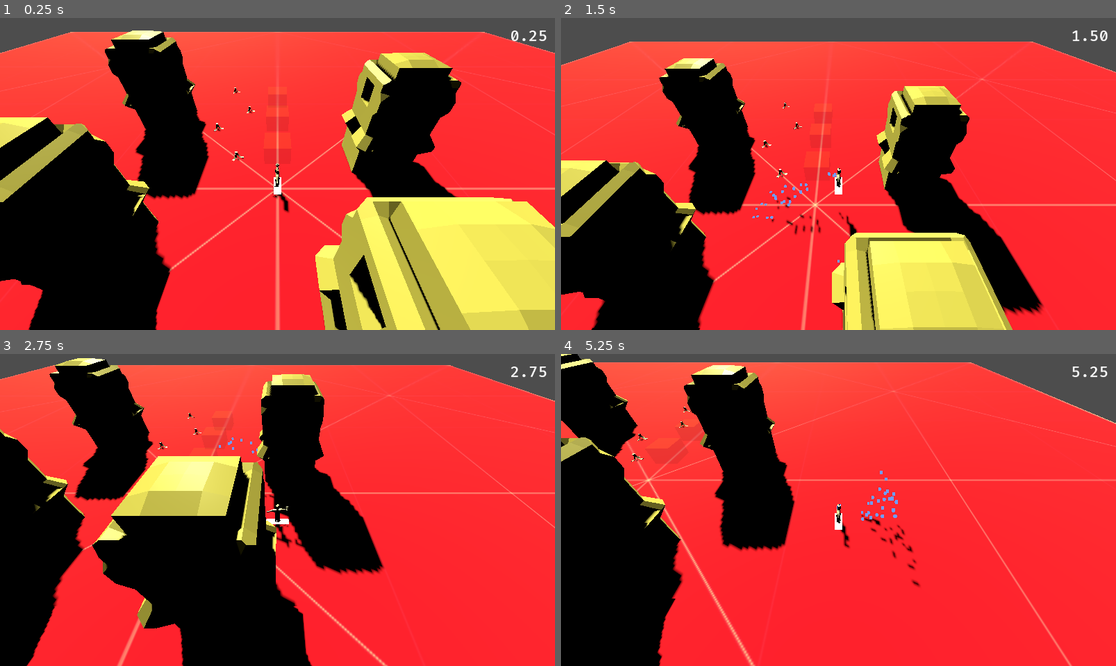
Above: before the commit, frames 1-4 (two rows, left to right).
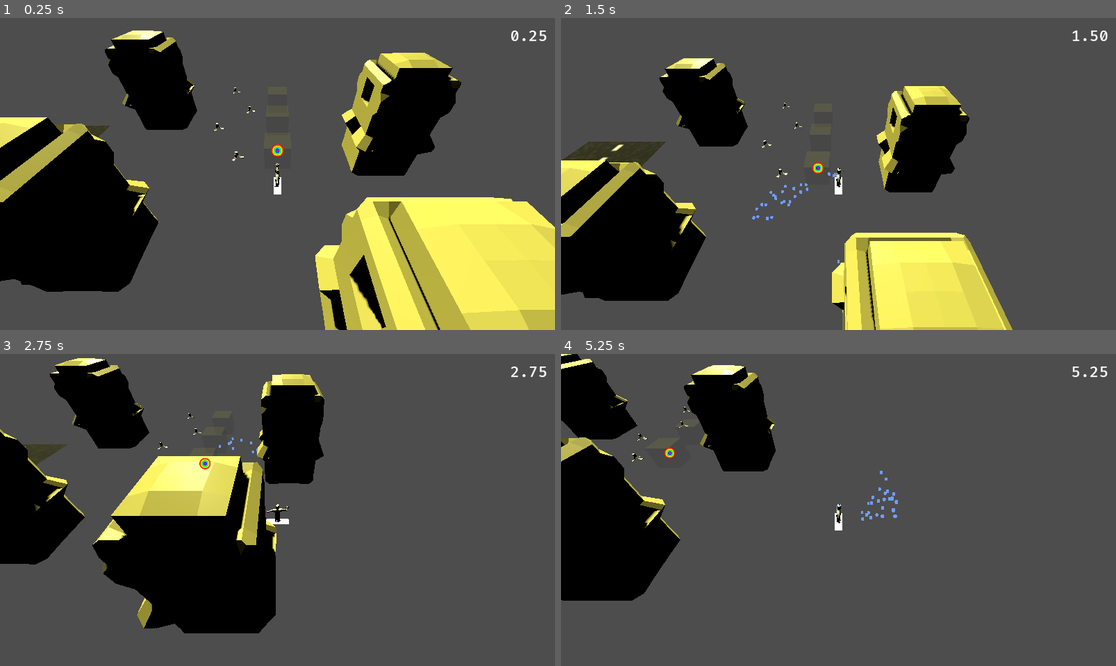
Above: after the commit, the same moments.

Repository: Steffo99/cinnos
Game: Godot game, scene res://Root.tscn
The game is run twice, just before and just after one commit, with the same random seed, the same clock (stepped at 60 frames per second) and the same inputs.
Inputs:
- Up to frame 1 (0.25 s): no input
- Up to frame 2 (1.5 s): hold D (move_right) 0.53-1.28 s; tap Space (jump) at 0.77 s; hold S (move_down) from 1.28 s (still down)
- Up to frame 3 (2.75 s): tap Space (jump) at 1.52 s; release S (move_down) at 2.03 s; hold D (move_right) from 2.03 s (still down)
- Up to frame 4 (5.25 s): release D (move_right) at 2.78 s; hold W (move_up) 2.78-3.53 s; tap Space (jump) at 3.02, 3.77, 4.52 s; hold A (move_left) 3.53-5.03 s; hold S (move_down) from 5.03 s (still down)

The runs differ from the first frame. In frame 1, 55% of the frame differs, in the area x 0-100%, y 4-100%; in frame 2, 66%; in frame 3, 69%; in frame 4, 80%, in the area x 0-100%, y 2-100%.

Commit message:
sdhxcvuiadfhuigvbuig45uy458u

Diff:
--- a/Root.tscn
+++ b/Root.tscn
@@ -1,19 +1,21 @@
-[gd_scene load_steps=24 format=3 uid="uid://4whij2hmts0t"]
+[gd_scene load_steps=29 format=3 uid="uid://4whij2hmts0t"]
 
 [ext_resource type="Script" path="res://Player.gd" id="1_wt4gx"]
 [ext_resource type="Material" uid="uid://dondfiavgo2ws" path="res://Unshaded.material" id="2_upp15"]
 [ext_resource type="Texture2D" uid="uid://uogmi4pvp64t" path="res://addons/bisio.png" id="3_27tel"]
-[ext_resource type="Texture2D" uid="uid://bwiymy4ls5l8a" path="res://addons/kenney_prototype_textures/red/texture_05.png" id="3_gtnhv"]
 [ext_resource type="FontFile" uid="uid://cseshyj4yw2f5" path="res://fonts/FiraSans-Medium.ttf" id="3_p3wyc"]
 [ext_resource type="Script" path="res://GameTimer.gd" id="3_y362g"]
 [ext_resource type="Script" path="res://TextBox.gd" id="4_gpkq6"]
 [ext_resource type="FontFile" uid="uid://qf3uxmta6lpw" path="res://fonts/FiraCode-Medium.ttf" id="5_yvnu2"]
 [ext_resource type="PackedScene" uid="uid://4i2c481rpxe3" path="res://models/cinno.glb" id="8_32hx2"]
 [ext_resource type="Script" path="res://Camera3D.gd" id="8_auifr"]
+[ext_resource type="Texture2D" uid="uid://ct6sngef76p35" path="res://addons/grass.png" id="9_i8cb1"]
 [ext_resource type="PackedScene" uid="uid://dp7p16vtxd1xr" path="res://obstacles/house_c.tscn" id="9_xyam4"]
 [ext_resource type="PackedScene" uid="uid://ccs202pcy4pce" path="res://obstacles/dialog.tscn" id="10_6ihn6"]
+[ext_resource type="PlaneMesh" uid="uid://b2jhvncq5j8pe" path="res://road_mesh_something.tres" id="10_7jwjs"]
 [ext_resource type="Script" path="res://Buccia.gd" id="12_7dfpx"]
 [ext_resource type="PackedScene" uid="uid://72q4p7x8l08y" path="res://models/banana.glb" id="13_ecp45"]
+[ext_resource type="Texture2D" uid="uid://d0hvok3thbj6l" path="res://addons/goal.png" id="14_apr3d"]
 
 [sub_resource type="Theme" id="Theme_hkcet"]
 Label/fonts/font = ExtResource("3_p3wyc")
@@ -32,15 +34,43 @@
 material = ExtResource("2_upp15")
 size = Vector3(1, 0.1, 3)
 
-[sub_resource type="StandardMaterial3D" id="StandardMaterial3D_lkb30"]
-albedo_texture = ExtResource("3_gtnhv")
-
-[sub_resource type="PlaneMesh" id="PlaneMesh_opk07"]
-material = SubResource("StandardMaterial3D_lkb30")
-size = Vector2(200, 200)
-
 [sub_resource type="BoxShape3D" id="BoxShape3D_2bm1d"]
-size = Vector3(200, 4, 200)
+size = Vector3(100000, 4, 100000)
+
+[sub_resource type="StandardMaterial3D" id="StandardMaterial3D_ox173"]
+albedo_texture = ExtResource("9_i8cb1")
+
+[sub_resource type="PlaneMesh" id="PlaneMesh_jacs4"]
+material = SubResource("StandardMaterial3D_ox173")
+
+[sub_resource type="MeshLibrary" id="MeshLibrary_hklma"]
+item/0/name = "Grass"
+item/0/mesh = SubResource("PlaneMesh_jacs4")
+item/0/mesh_transform = Transform3D(1, 0, 0, 0, 1, 0, 0, 0, 1, 0, 0, 0)
+item/0/shapes = []
+item/0/navigation_mesh_transform = Transform3D(1, 0, 0, 0, 1, 0, 0, 0, 1, 0, 0, 0)
+item/0/navigation_layers = 1
+item/1/name = "AsphaltV"
+item/1/mesh = ExtResource("10_7jwjs")
+item/1/mesh_transform = Transform3D(1, 0, 0, 0, 1, 0, 0, 0, 1, 0, 0, 0)
+item/1/shapes = []
+item/1/navigation_mesh_transform = Transform3D(1, 0, 0, 0, 1, 0, 0, 0, 1, 0, 0, 0)
+item/1/navigation_layers = 1
+
+[sub_resource type="StandardMaterial3D" id="StandardMaterial3D_hhace"]
+render_priority = 100
+transparency = 1
+no_depth_test = true
+shading_mode = 0
+albedo_texture = ExtResource("14_apr3d")
+texture_filter = 0
+billboard_mode = 1
+billboard_keep_scale = true
+
+[sub_resource type="PlaneMesh" id="PlaneMesh_i87og"]
+material = SubResource("StandardMaterial3D_hhace")
+size = Vector2(0.5, 0.5)
+orientation = 2
 
 [sub_resource type="BoxShape3D" id="BoxShape3D_p1ebg"]
 size = Vector3(1.5, 1.5, 1.5)
@@ -167,12 +197,18 @@
 
 [node name="Plane" type="StaticBody3D" parent="."]
 
-[node name="MeshInstance3D" type="MeshInstance3D" parent="Plane"]
-mesh = SubResource("PlaneMesh_opk07")
-
 [node name="CollisionShape3D" type="CollisionShape3D" parent="Plane"]
 transform = Transform3D(1, 0, 0, 0, 1, 0, 0, 0, 1, 0, -2, 0)
 shape = SubResource("BoxShape3D_2bm1d")
+
+[node name="GridMap" type="GridMap" parent="Plane"]
+transform = Transform3D(1, 0, 0, 0, 1, 0, 0, 0, 1, 0, -1, 0)
+mesh_library = SubResource("MeshLibrary_hklma")
+cell_size = Vector3(16, 2, 16)
+cell_scale = 8.0
+data = {
+"cells": PackedInt32Array(65533, 65535, 1, 65533, 0, 1)
+}
 
 [node name="Camera3D" type="Camera3D" parent="." node_paths=PackedStringArray("target")]
 transform = Transform3D(1, 0, 0, 0, 0.707107, 0.707107, 0, -0.707107, 0.707107, 0, 21.3066, 18.1673)
@@ -202,6 +238,9 @@
 text = "uno"
 duration = 1.0
 
+[node name="GoalBillboard" type="MeshInstance3D" parent="Dialog"]
+mesh = SubResource("PlaneMesh_i87og")
+
 [node name="Dialog2" parent="." instance=ExtResource("10_6ihn6")]
 transform = Transform3D(4, 0, 0, 0, 4, 0, 0, 0, 4, 0, 1, -16)
 text = "due"
--- /dev/null
+++ b/road_mesh_something.tres
@@ -0,0 +1,9 @@
+[gd_resource type="PlaneMesh" load_steps=3 format=3 uid="uid://b2jhvncq5j8pe"]
+
+[ext_resource type="Texture2D" uid="uid://2cuubqxj75u6" path="res://addons/asphalt.png" id="1_6yda2"]
+
+[sub_resource type="StandardMaterial3D" id="StandardMaterial3D_30fli"]
+albedo_texture = ExtResource("1_6yda2")
+
+[resource]
+material = SubResource("StandardMaterial3D_30fli")
Binary file added: addons/asphalt.png
Not shown, added: addons/asphalt.png.import
Binary file added: addons/goal.png
Not shown, added: addons/goal.png.import
Binary file added: addons/grass.png
Not shown, added: addons/grass.png.import
